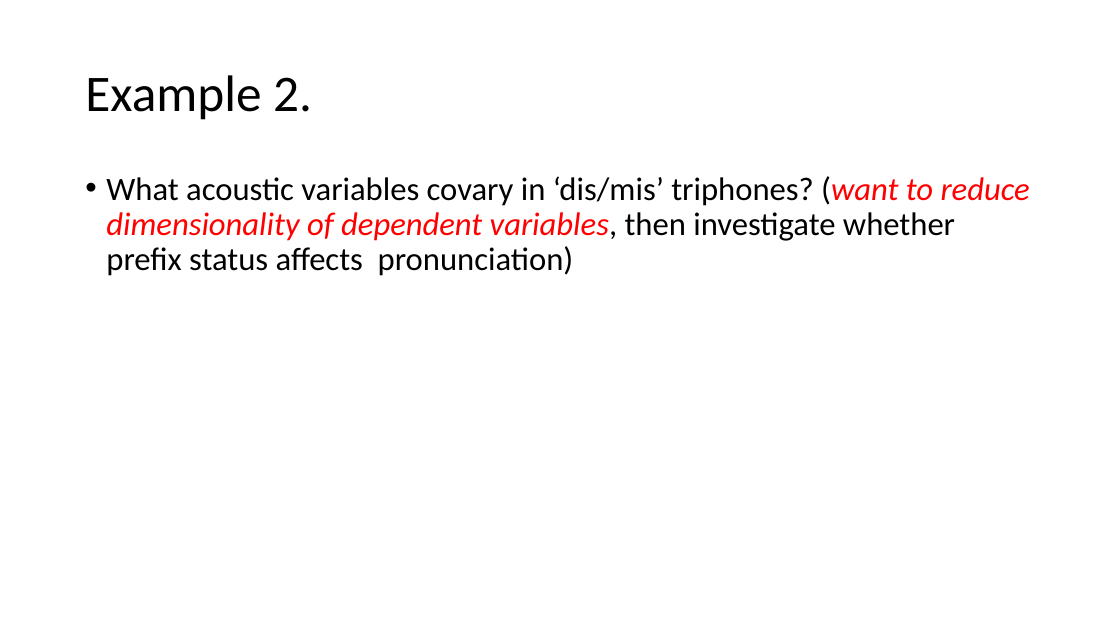
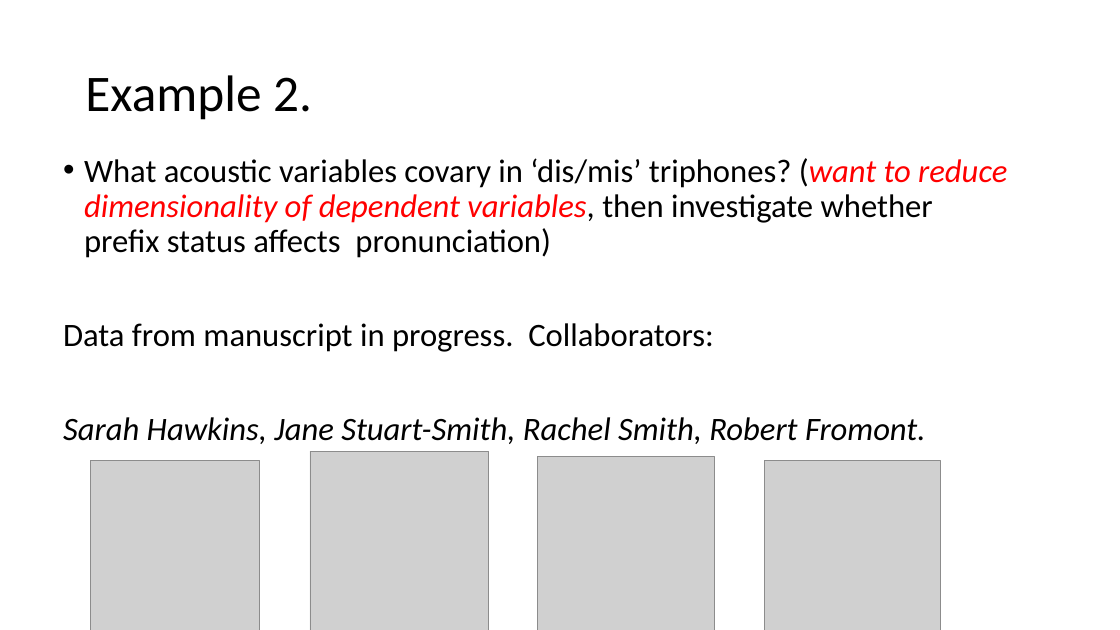
Before and after one commit to jenniferhay/jenniferhay.github.io, a slide deck: slide 28 of pcapresentation.pptx. Drawn at 1120x630 pixels with LibreOffice and Linux fonts; fonts in the diff are those of the drawing; grey boxes stand for pictures. Boxes give left, top, right and bottom in pixels: in the first picture for what was removed or moved away, otherwise in the second. Text is boxed around its words. In the diff, an @@ line names an element or a change of style, - is before the commit and + after.

```diff
--- a/pcapresentation.pptx
+++ b/pcapresentation.pptx
@@ text "What acoustic variables covary in ..." moved from (x1=106, y1=176, x2=1030, y2=276) to (x1=63, y1=158, x2=1007, y2=444) @@
@@ text at (x1=63, y1=323, x2=926, y2=444): paragraphs added @@
+Data from manuscript in progress. Collaborators:
+Sarah Hawkins, Jane Stuart-Smith, Rachel Smith, Robert Fromont.
@@ picture added at (x1=91, y1=460, x2=260, y2=630) @@
@@ picture added at (x1=310, y1=451, x2=489, y2=630) @@
@@ picture added at (x1=538, y1=457, x2=715, y2=630) @@
@@ picture added at (x1=765, y1=460, x2=940, y2=630) @@
```
Also in this commit, not shown: 10 other slides changed, 1 slide added, 1 slide removed, 3 other files.
